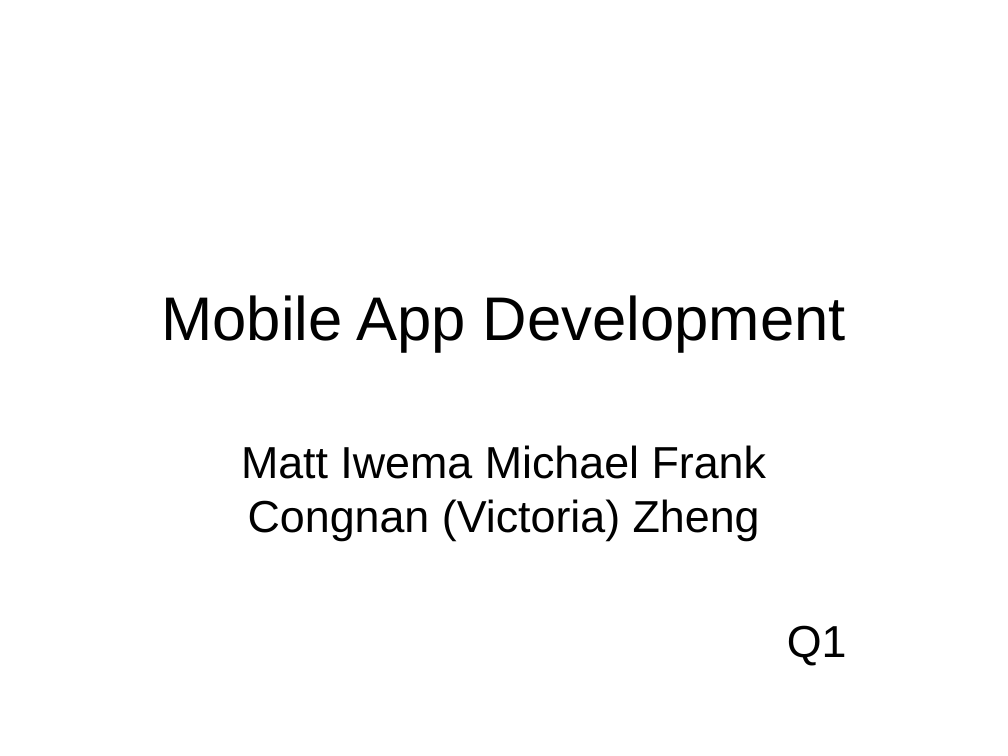
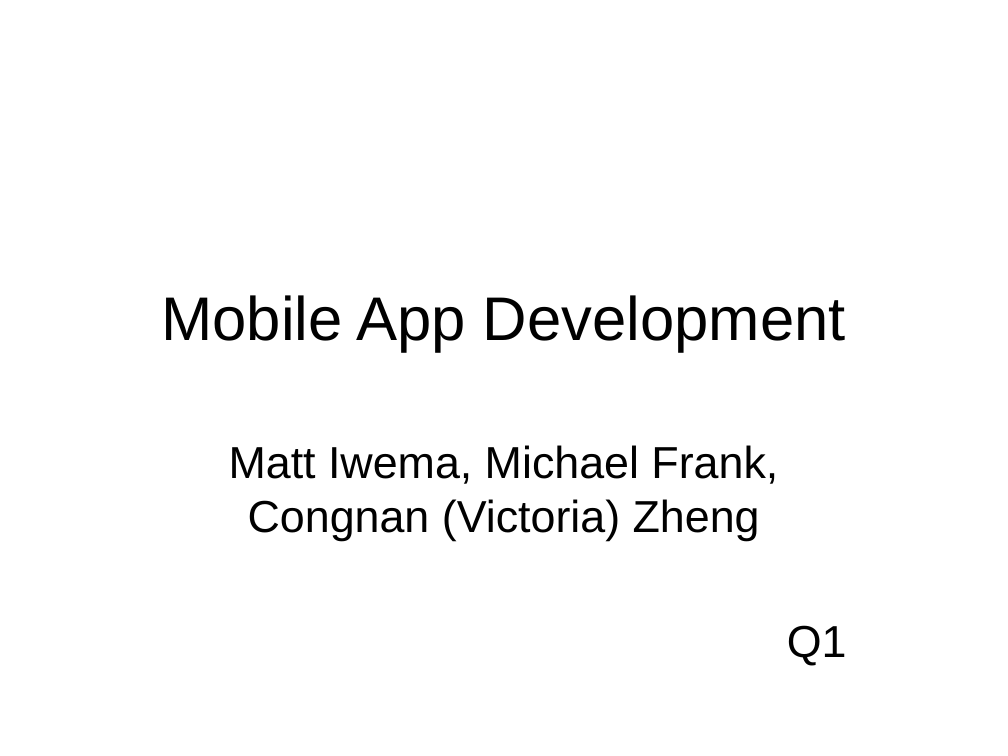
Before and after one commit to veevickytoria/WhatsInTheFridge, a slide deck: slide 1 of Documents/Domain Track Presentation.pptx. Drawn at 1008x756 pixels with LibreOffice and Linux fonts; fonts in the diff are those of the drawing; background and template pictures are left out. Boxes give left, top, right and bottom in pixels: in the first picture for what was removed or moved away, otherwise in the second. Text is boxed around its words. In the diff, an @@ line names an element or a change of style, - is before the commit and + after.

```diff
--- a/Documents/Domain Track Presentation.pptx
+++ b/Documents/Domain Track Presentation.pptx
@@ subtitle at [229,445,778,540]: text changed @@
-Matt Iwema Michael Frank Congnan (Victoria) Zheng
+Matt Iwema, Michael Frank, Congnan (Victoria) Zheng
```
Also in this commit, not shown: 1 other slide changed, 2 slides added, 2 other files.
